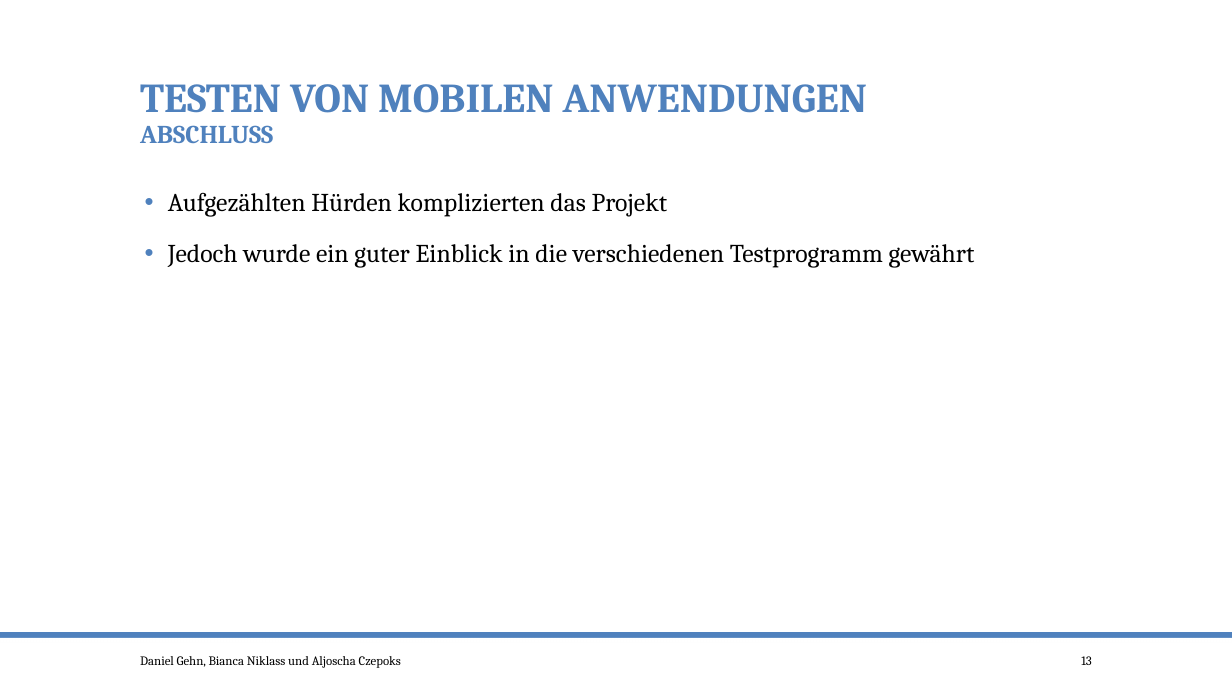
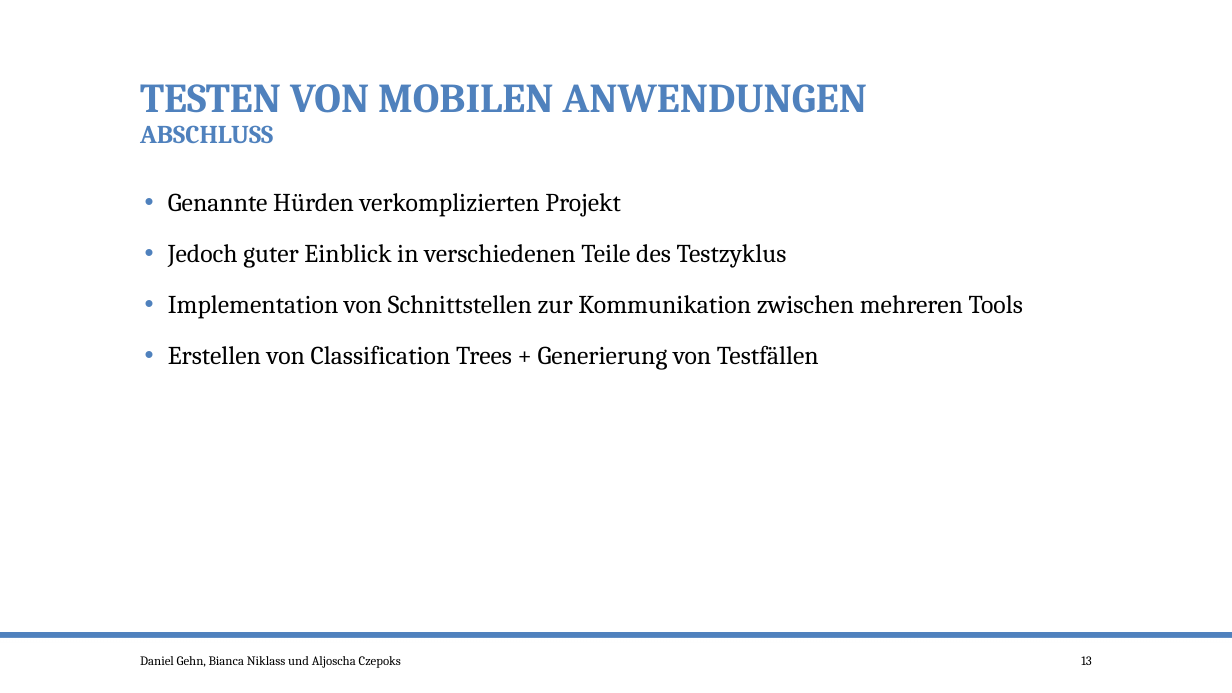
Before and after one commit to po-test-ws-2015/test-cycle, a slide deck: slide 13 of TestenMileStone3.pptx. Drawn at 1232x693 pixels with LibreOffice and Linux fonts; fonts in the diff are those of the drawing. Boxes give left, top, right and bottom in pixels: in the first picture for what was removed or moved away, otherwise in the second. Text is boxed around its words. In the diff, an @@ line names an element or a change of style, - is before the commit and + after.

```diff
--- a/TestenMileStone3.pptx
+++ b/TestenMileStone3.pptx
@@ text at bbox=[168, 193, 1023, 369]: text changed @@
-• Aufgezählten Hürden komplizierten das Projekt
-• Jedoch wurde ein guter Einblick in die verschiedenen Testprogramm gewährt
+• Genannte Hürden verkomplizierten Projekt
+• Jedoch guter Einblick in verschiedenen Teile des Testzyklus
+• Implementation von Schnittstellen zur Kommunikation zwischen mehreren Tools
+• Erstellen von Classification Trees + Generierung von Testfällen
```
Also in this commit, not shown: 4 other slides changed.
